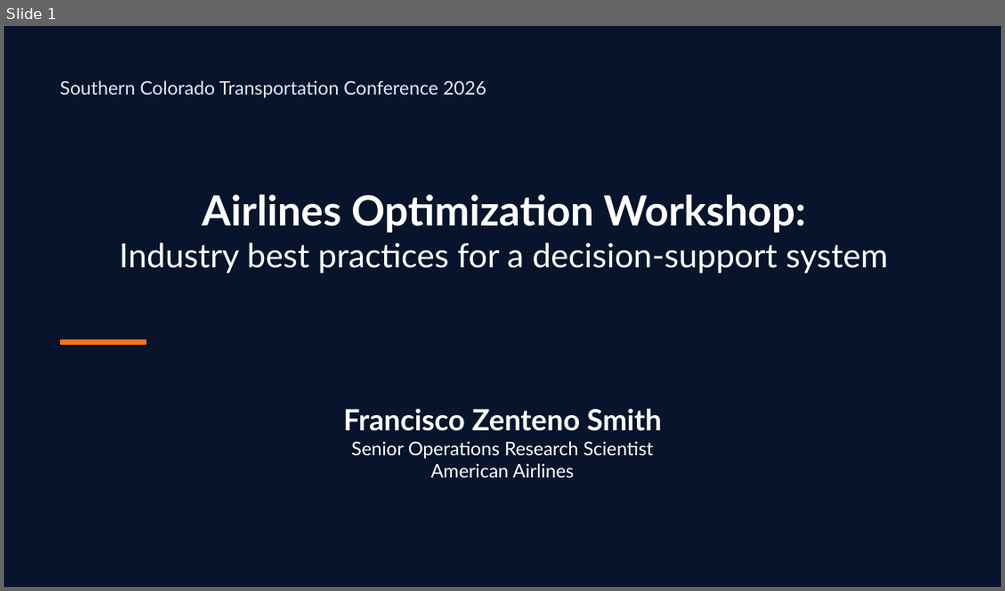
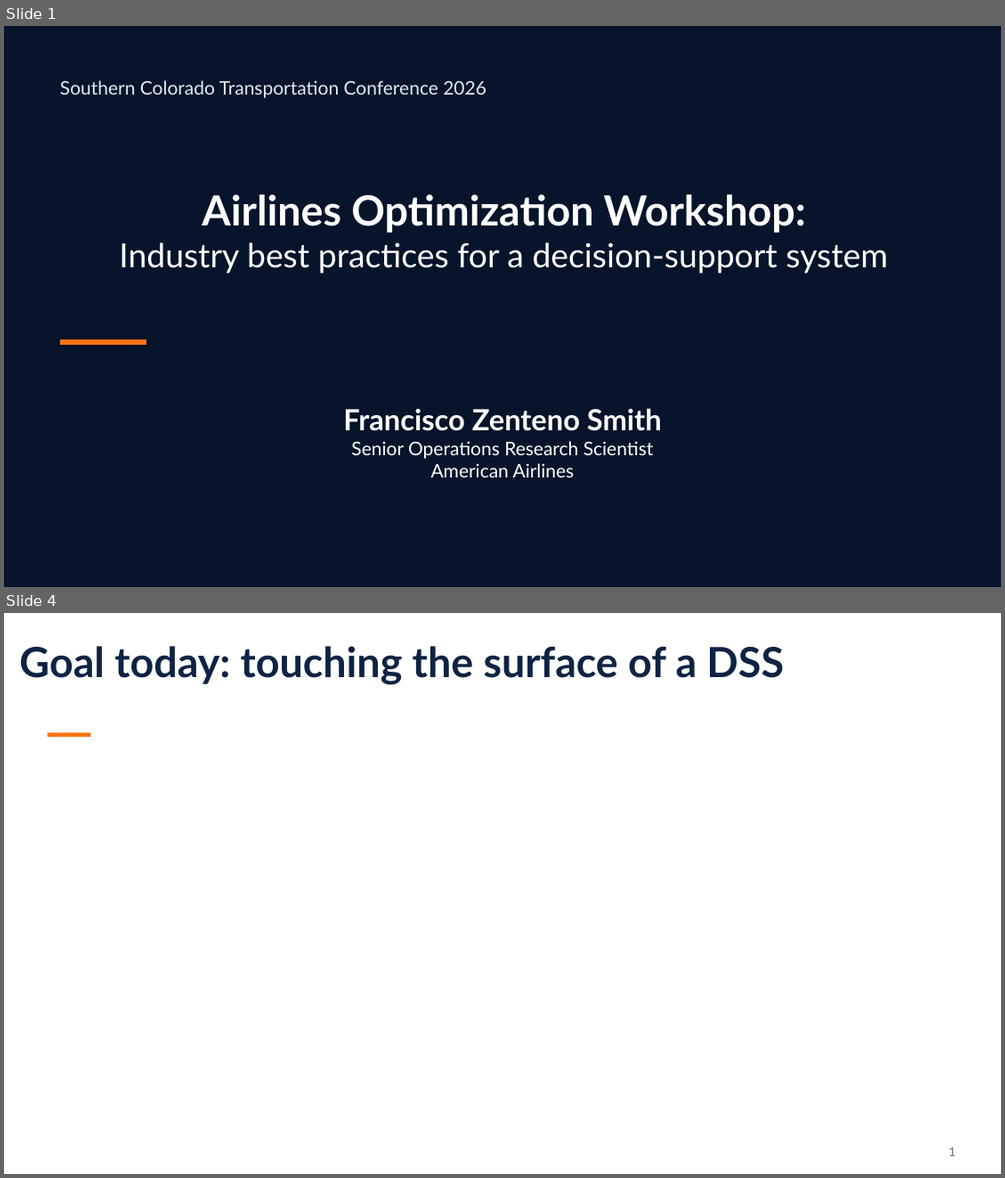
Before and after one commit to sefop/sefop-sctc-2026, a slide deck: SCTC-2026-Airlines-Optimization-Workshop.pptx. Shown one above the other, each under a label of ours: slide 1 before the commit, slides 1 and 4 after it; the slides between them are not shown. The pictures are 1005x591 and 1005x1178 pixels, drawn with LibreOffice and Linux fonts; fonts in the diff are those of the drawing; background and template pictures are left out. Boxes give left, top, right and bottom in pixels: in the first picture for what was removed or moved away, otherwise in the second. Text is boxed around its words. In the diff, an @@ line names an element or a change of style, - is before the commit and + after.

```diff
--- a/SCTC-2026-Airlines-Optimization-Workshop.pptx
+++ b/SCTC-2026-Airlines-Optimization-Workshop.pptx
@@ slide 4 added at [4,613,1001,1174], background picture (left out) @@
@@ text added at [19,646,784,685], 40 pt, text #0F2343, bold @@
+Goal today: touching the surface of a DSS
@@ rectangle added at [48,732,90,737], fill #F97316 @@
@@ text added at [948,1147,955,1156], 12 pt, text #64748B @@
+1
```
Also in this commit, not shown: 17 slides changed, 7 other slides added, 1 slide removed, 3 other files.
